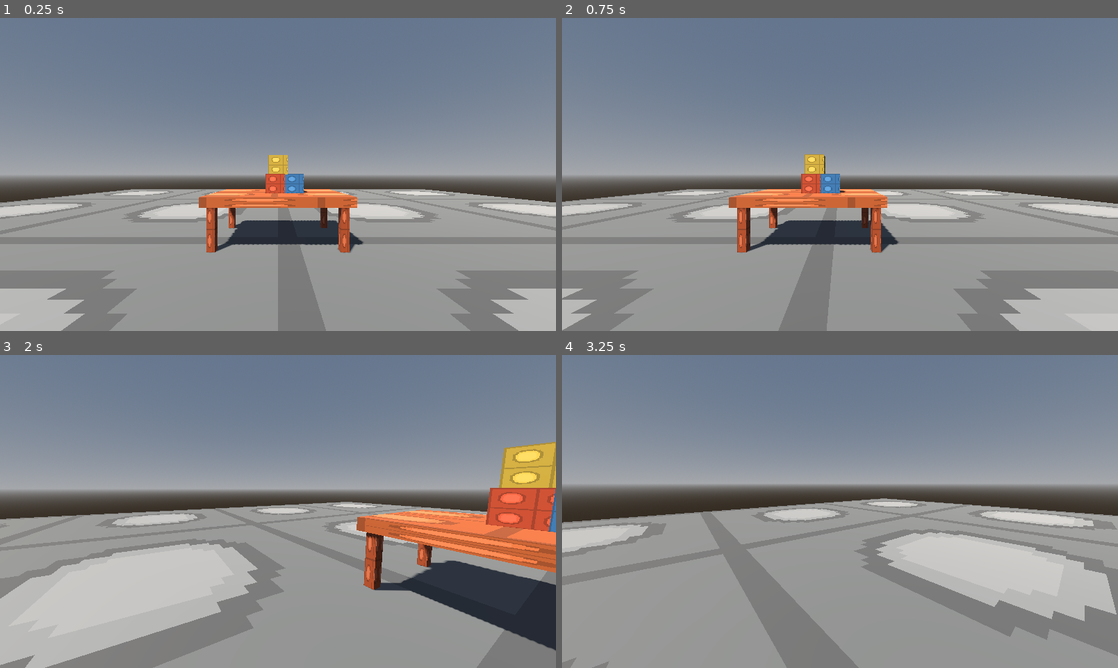
Above: before the commit, frames 1-4 (two rows, left to right).
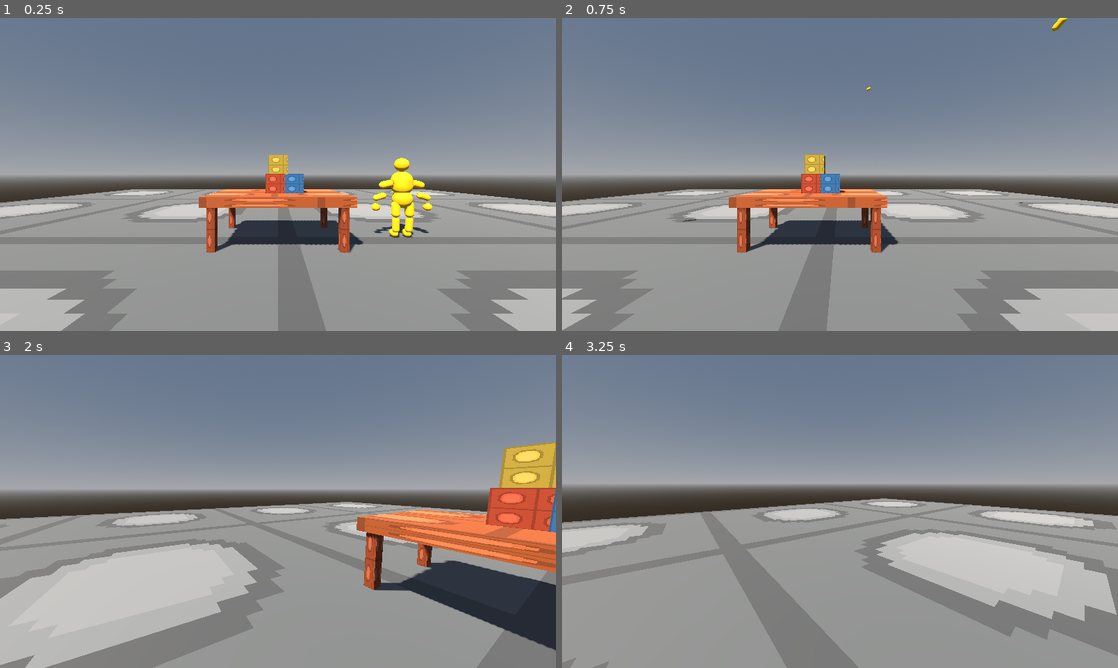
Above: after the commit, the same moments.

Repository: chaloapps011-cyber/HANDS-SANDBOX
Game: Godot game, scene res://scenes/main.tscn
Two runs of this game, one before a commit and one after it. Both use one fixed random seed, a clock stepped at 60 frames per second and the inputs below.
Inputs (mouse positions are in pixels of both pictures, inside the frame that each line leads up to):
- Up to frame 1 (0.25 s): no input
- Up to frame 2 (0.75 s): tap Enter at 0.5 s; move the mouse to (962, 158) at 0.52 s; hold Right (ui_right) from 0.53 s (still down); click (962, 158) at 0.67 s
- Up to frame 3 (2 s): move the mouse to (250, 511) at 1.27 s; release Right (ui_right) at 1.28 s; hold Up (ui_up) from 1.28 s (still down)
- Up to frame 4 (3.25 s): keep holding Up (ui_up); move the mouse to (851, 505) at 2.02 s; move the mouse to (834, 517) at 2.77 s

The runs differ from the first frame. In frame 1, 1.1% of the frame differs, in the area x 66-78%, y 44-71%; in frame 2, less than 0.1%; in frame 3, less than 0.1%; in frame 4, nothing differs.

Commit message:
Implement articulated physics ragdoll system for Stage 002

Diff:
--- /dev/null
+++ b/scripts/objects/ragdoll.gd
@@ -0,0 +1,105 @@
+extends Node3D
+## Physics-only humanoid ragdoll. Each body segment is an independent RigidBody3D.
+## Joints use cone-twist constraints with bounded angular motion; no animated skeleton is faked.
+
+const YELLOW := Color(1.0, 0.78, 0.08)
+const JOINT_SOFTNESS := 0.8
+const JOINT_BIAS := 0.3
+const JOINT_RELAXATION := 1.0
+
+var _parts: Dictionary = {}
+
+func _ready() -> void:
+	_build_body()
+
+func _build_body() -> void:
+	# Main mass chain.
+	_add_part("Pelvis", Vector3(0, 1.03, 0), Vector3(0.23, 0.30, 0.16), Vector3.ZERO, 1.4)
+	_add_part("Torso", Vector3(0, 1.43, 0), Vector3(0.25, 0.62, 0.18), Vector3.ZERO, 2.2)
+	_add_part("Head", Vector3(0, 1.91, 0), Vector3(0.17, 0.34, 0.16), Vector3.ZERO, 0.75)
+	_add_joint("Pelvis", "Torso", Vector3(0, 1.23, 0), 0.48, 0.28)
+	_add_joint("Torso", "Head", Vector3(0, 1.75, 0), 0.42, 0.22)
+
+	for side in [-1, 1]:
+		var suffix := "L" if side < 0 else "R"
+		var x := float(side)
+		# Legs: upper leg, lower leg and foot.
+		_add_part("Thigh" + suffix, Vector3(x * 0.17, 0.76, 0), Vector3(0.105, 0.42, 0.105), Vector3.ZERO, 0.9)
+		_add_part("Shin" + suffix, Vector3(x * 0.17, 0.36, 0), Vector3(0.085, 0.40, 0.085), Vector3.ZERO, 0.7)
+		_add_part("Foot" + suffix, Vector3(x * 0.17, 0.105, -0.075), Vector3(0.09, 0.24, 0.12), Vector3(-PI / 2.0, 0, 0), 0.35)
+		_add_joint("Pelvis", "Thigh" + suffix, Vector3(x * 0.17, 0.90, 0), 0.68, 0.3)
+		_add_joint("Thigh" + suffix, "Shin" + suffix, Vector3(x * 0.17, 0.55, 0), 0.12, 0.10)
+		_add_joint("Shin" + suffix, "Foot" + suffix, Vector3(x * 0.17, 0.16, 0), 0.30, 0.18)
+
+		# Arms: upper arm, forearm and rounded hand.
+		_add_part("UpperArm" + suffix, Vector3(x * 0.43, 1.43, 0), Vector3(0.095, 0.37, 0.095), Vector3(0, 0, -x * PI / 2.0), 0.55)
+		_add_part("Forearm" + suffix, Vector3(x * 0.68, 1.17, 0), Vector3(0.078, 0.34, 0.078), Vector3(0, 0, -x * PI / 2.0), 0.4)
+		_add_part("Hand" + suffix, Vector3(x * 0.84, 0.96, 0), Vector3(0.10, 0.20, 0.09), Vector3(0, 0, -x * PI / 2.0), 0.22)
+		_add_joint("Torso", "UpperArm" + suffix, Vector3(x * 0.30, 1.57, 0), 0.55, 0.35)
+		_add_joint("UpperArm" + suffix, "Forearm" + suffix, Vector3(x * 0.56, 1.30, 0), 0.18, 0.12)
+		_add_joint("Forearm" + suffix, "Hand" + suffix, Vector3(x * 0.78, 1.04, 0), 0.35, 0.20)
+
+func _add_part(part_name: String, at: Vector3, dimensions: Vector3, rotation: Vector3, part_mass: float) -> void:
+	var body := RigidBody3D.new()
+	body.name = part_name
+	body.position = at
+	body.rotation = rotation
+	body.mass = part_mass
+	body.linear_damp = 0.15
+	body.angular_damp = 0.35
+	body.continuous_cd = true
+	body.can_sleep = true
+
+	var shape := CapsuleShape3D.new()
+	shape.radius = dimensions.x
+	shape.height = maxf(dimensions.y, dimensions.x * 2.0)
+	var collider := CollisionShape3D.new()
+	collider.shape = shape
+	body.add_child(collider)
+
+	var mesh_instance := MeshInstance3D.new()
+	var mesh := CapsuleMesh.new()
+	mesh.radius = dimensions.x
+	mesh.height = shape.height
+	mesh_instance.mesh = mesh
+	var material := StandardMaterial3D.new()
+	material.albedo_color = YELLOW
+	material.roughness = 0.72
+	mesh_instance.material_override = material
+	body.add_child(mesh_instance)
+
+	var physics_material := PhysicsMaterial.new()
+	physics_material.friction = 0.72
+	physics_material.bounce = 0.03
+	body.physics_material_override = physics_material
+	add_child(body)
+	_parts[part_name] = body
+
+func _add_joint(part_a: String, part_b: String, at: Vector3, swing_limit: float, twist_limit: float) -> void:
+	var joint := ConeTwistJoint3D.new()
+	joint.name = part_a + "To" + part_b
+	joint.position = at
+	joint.node_a = NodePath("../" + part_a)
+	joint.node_b = NodePath("../" + part_b)
+	joint.swing_span = swing_limit
+	joint.twist_span = twist_limit
+	joint.bias = JOINT_BIAS
+	joint.softness = JOINT_SOFTNESS
+	joint.relaxation = JOINT_RELAXATION
+	add_child(joint)
+	# Avoid adjacent capsules fighting at their shared joint; other body collisions remain enabled.
+	var a: RigidBody3D = _parts[part_a]
+	var b: RigidBody3D = _parts[part_b]
+	a.add_collision_exception_with(b)
+
+## Applies an impact to the closest segment, useful for future interaction systems and tests.
+func apply_impact(impulse: Vector3, world_position: Vector3) -> void:
+	var closest: RigidBody3D
+	var closest_distance := INF
+	for part: RigidBody3D in _parts.values():
+		var distance := part.global_position.distance_squared_to(world_position)
+		if distance < closest_distance:
+			closest_distance = distance
+			closest = part
+	if closest != null:
+		closest.apply_impulse(impulse, world_position - closest.global_position)
--- a/scripts/world/main_world.gd
+++ b/scripts/world/main_world.gd
@@ -1,10 +1,11 @@
 extends Node3D
-## Assembles Etapa 001 from independent world modules.
+## Stage 001 environment assembly plus the Stage 002 ragdoll spawn entry point.
 
 const FloorModule = preload("res://scripts/world/floor.gd")
 const TableModule = preload("res://scripts/world/table.gd")
 const PlayerModule = preload("res://scripts/player/player_controller.gd")
 const BlockModule = preload("res://scripts/objects/physical_block.gd")
+const RagdollModule = preload("res://scripts/objects/ragdoll.gd")
 
 func _ready() -> void:
 	_build_environment()
@@ -18,6 +19,7 @@
 	_add_block(Vector3(0.0, 1.15, 0.0), Color(0.78, 0.30, 0.18))
 	_add_block(Vector3(0.32, 1.15, 0.0), Color(0.22, 0.48, 0.72))
 	_add_block(Vector3(0.0, 2.15, 0.0), Color(0.80, 0.68, 0.24))
+	spawn_ragdoll(Vector3(3.2, 0, 0))
 
 func _build_environment() -> void:
 	var environment_node := WorldEnvironment.new()
@@ -44,3 +46,10 @@
 	block.position = at
 	block.tint = tint
 	add_child(block)
+
+## Public factory: each call adds a completely independent articulated ragdoll.
+func spawn_ragdoll(at: Vector3) -> Node3D:
+	var ragdoll: Node3D = RagdollModule.new()
+	ragdoll.position = at
+	add_child(ragdoll)
+	return ragdoll
